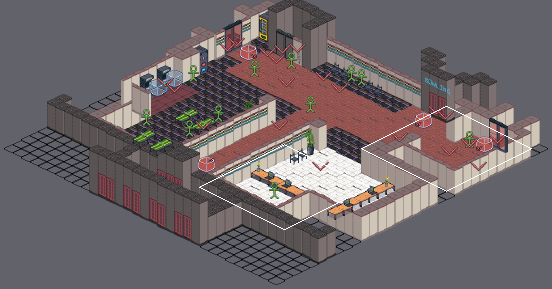
Tiled map (JSON) -- src/map/floor1-atrium.json. Above: a wide view before the commit, with the close-up outlined.
Close-up. First the earlier version:
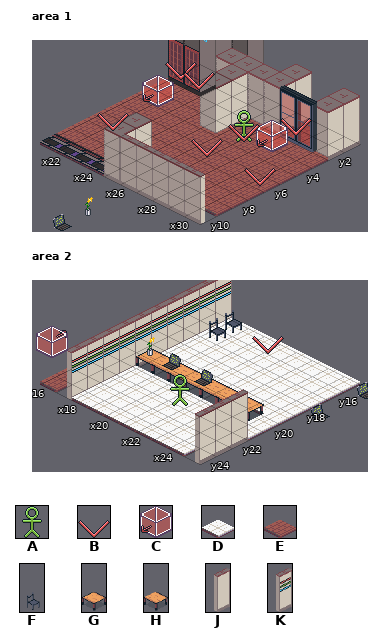
Cells are 32x16 px. Isometric: x runs down to the right, y down to the left. Shown: area 1 x 21..30, y 1..10; area 2 x 16..25, y 15..24.
Key: from "control": A 0, B 1, C 5; from "floors": D 9, E 11; from "props": F 17, G 24, H 25; from "walls": J 0, K 3.
_ is an empty cell.
Objects are placed by the point they stand on, in cells (3,4 is the top-left corner of cell 3,4); size is 1x1 cell unless given.
Layers that did not change in this view are not listed.
Objects on layer "Objects" before, area 1:
B "MarkerDoorTutTile" at 28.5,2.5 size 1x2
B "MarkerDoorBowling" at 21.4,2.6 size 1x2
B "MarkerDoorBowling2" at 22.6,2.7 size 1x2
C "MarkerDoorTut" at 28.8,4.2 size 1x2
A "Floor1AtriumEmployeeJason" at 27.2,4.5 size 1x2
B "MarkerJasonA" at 27.2,4.5 size 1x2
C "MarkerFromBowling" at 22.4,5 size 1x2
B "MarkerPlayer" at 27,6.6 size 1x2
B "MarkerJasonB" at 30.5,6.8 size 1x2
B "MarkerNPCWalkA" at 22.5,7.9 size 1x2
Layer "Tiles" before, area 2, first column x 16:
15 EKDDDDDDDD
16 EKDDDDDDDD
17 EKDDDDDDDD
18 EKDDDDDDDD
19 EKDDDDDDDD
20 EKGHHHHHHD
21 EKDDDDDDDD
22 EKDDDDDDDJ
23 EKDDDDDDDJ
24 EKDDDDDDDJ
New version:
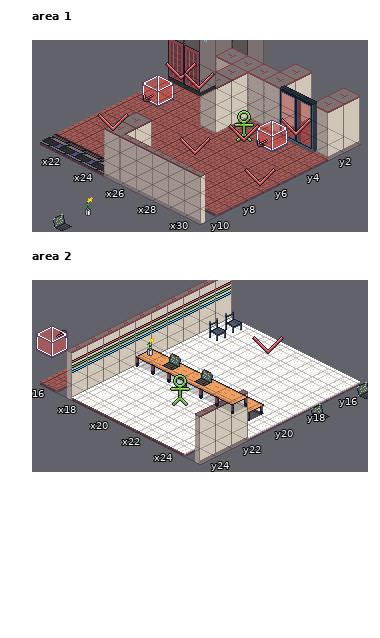
What changed:
Layer "Objects", area 1:
changed: B "MarkerPlayer" at 27,6.6 size 1x2 -> B "MarkerPlayer" at 26.5,6.8 size 1x2
Layer "Tiles", area 2:
y 20: x 18..23 GHHHHH -> DDDDDD
Layer "Tiles2", area 2:
y 20: x 18..23 ______ -> GHHHHH
Boxes around the changes in both close-ups, in picture pixels (x1, y1, x2, y2):
changed: (179, 137, 223, 157)
changed: (136, 362, 248, 414)
